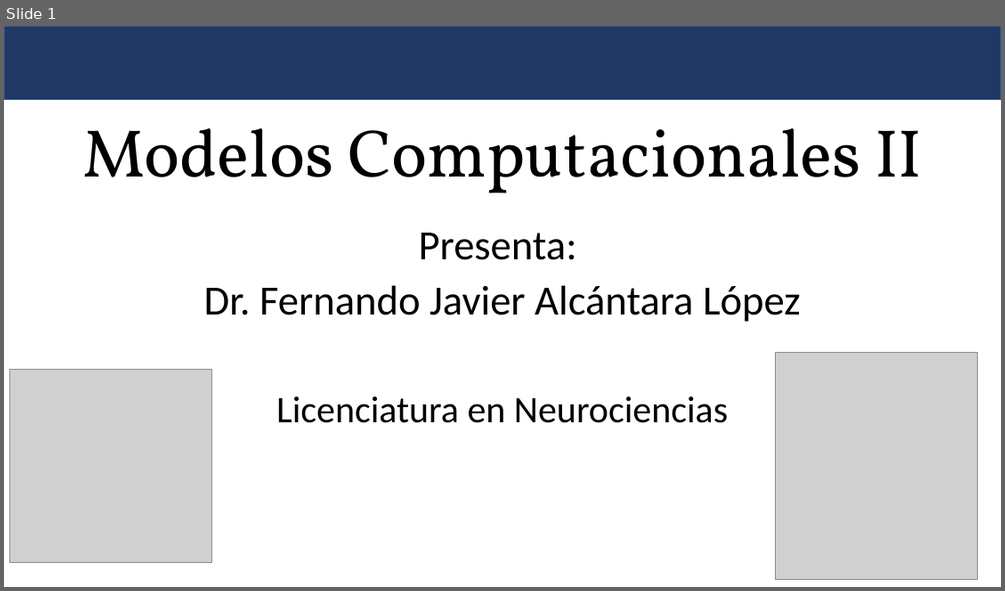
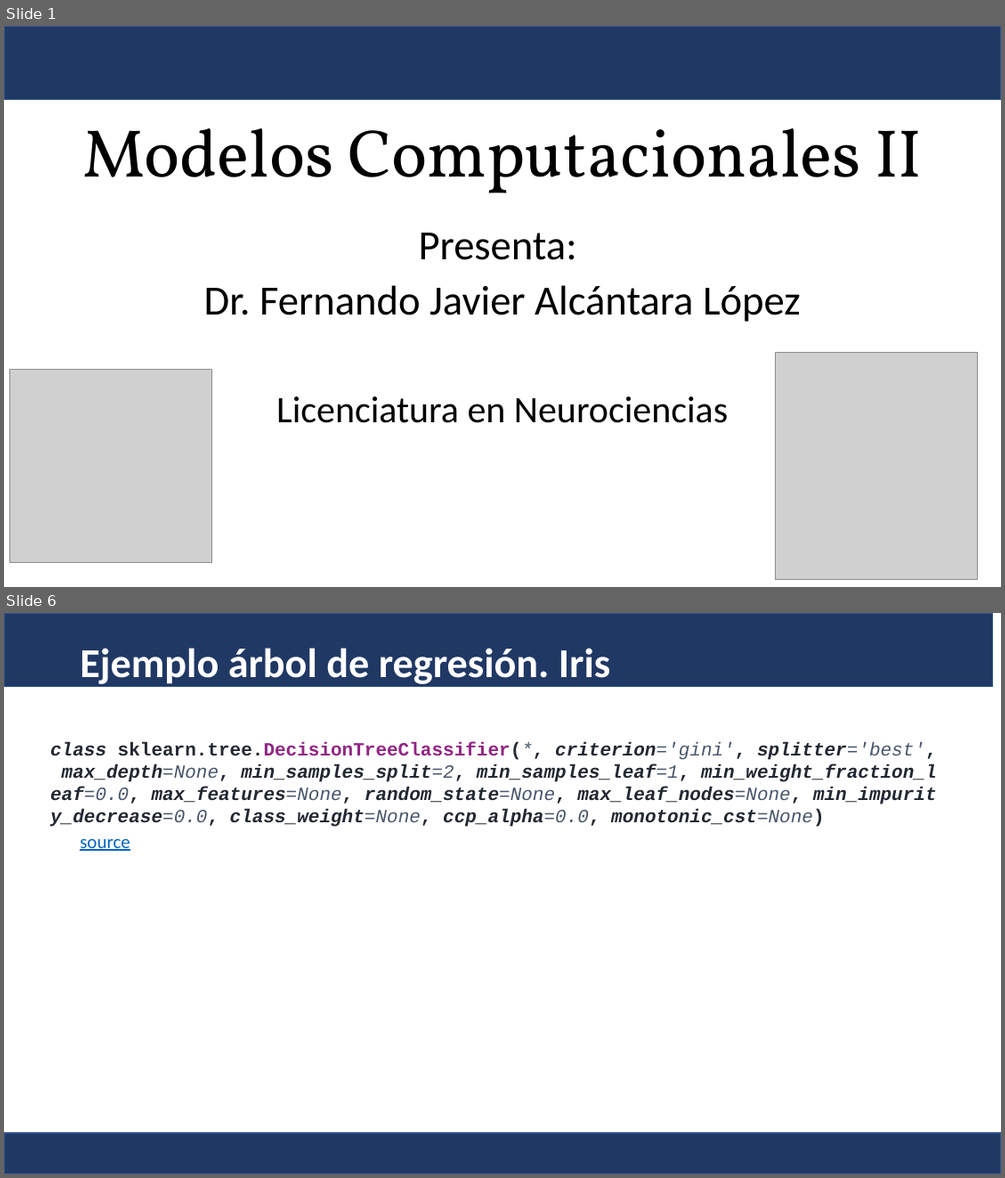
Before and after one commit to Fernando-JAL/Neurociencias-2025-2, a slide deck: S02_clases/05_decision_tree/árboles de decisión.pptx. Shown one above the other, each under a label of ours: slide 1 before the commit, slides 1 and 6 after it; the slides between them are not shown. The pictures are 1005x591 and 1005x1178 pixels, drawn with LibreOffice and Linux fonts; fonts in the diff are those of the drawing; grey boxes stand for pictures. Boxes give left, top, right and bottom in pixels: in the first picture for what was removed or moved away, otherwise in the second. Text is boxed around its words. In the diff, an @@ line names an element or a change of style, - is before the commit and + after.

```diff
--- a/S02_clases/05_decision_tree/árboles de decisión.pptx
+++ b/S02_clases/05_decision_tree/árboles de decisión.pptx
@@ slide 6 added at bbox=[4, 613, 1001, 1174], background #FFFFFF @@
@@ rectangle added at bbox=[4, 613, 993, 686], fill #203864, outline #325491 1 pt @@
@@ title added at bbox=[80, 648, 610, 688], 39.6 pt, text #FFFFFF, bold @@
+Ejemplo árbol de regresión. Iris
@@ text added at bbox=[50, 742, 937, 827], 18 pt, text #222832, bold, italic @@
+class sklearn.tree.DecisionTreeClassifier(*, criterion='gini', splitter='best', max_depth=None, min_samples_split=2, min_samples_leaf=1, min_weight_fraction_leaf=0.0, max_features=None, random_state=None, max_leaf_nodes=None, min_impurity_decrease=0.0, class_weight=None, ccp_alpha=0.0, monotonic_cst=None)
@@ text added at bbox=[80, 838, 130, 851], 18 pt, text #0563C1, underline @@
+source
@@ rectangle added at bbox=[4, 1133, 1001, 1174], fill #203864, outline #325491 1 pt @@
```
Also in this commit, not shown: 4 other slides added, 3 slides removed, 7 other files.
